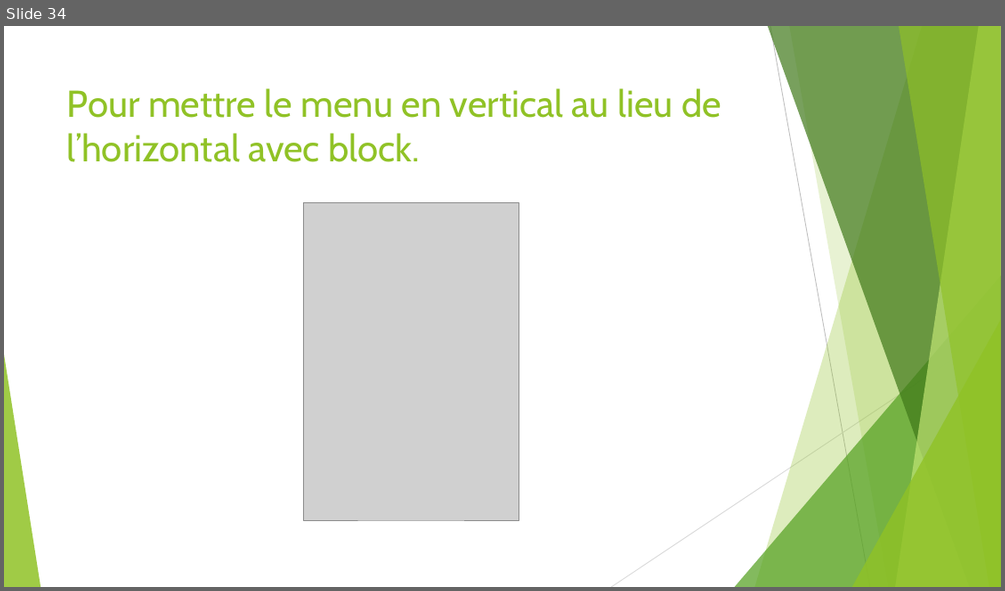
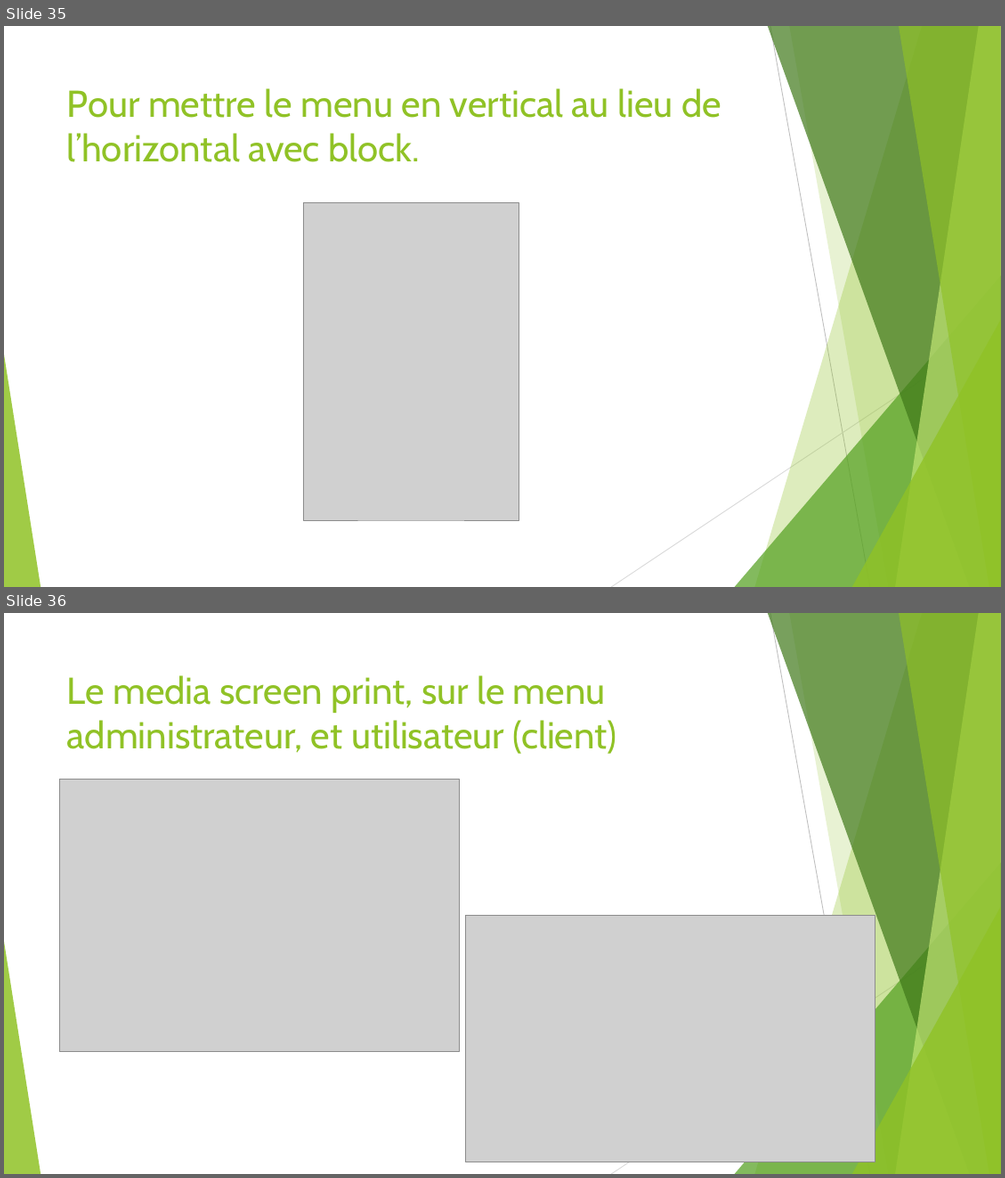
Before and after one commit to Kevin200122/DWWM, a slide deck: DossierProjetStage/DossierProjetBonus.odp. Shown one above the other, each under a label of ours: slide 34 before the commit, slides 35 and 36 after it. The pictures are 1005x591 and 1005x1178 pixels, drawn with LibreOffice and Linux fonts; fonts in the diff are those of the drawing; grey boxes stand for pictures. Boxes give left, top, right and bottom in pixels: in the first picture for what was removed or moved away, otherwise in the second. Text is boxed around its words. In the diff, an @@ line names an element or a change of style, - is before the commit and + after.

```diff
--- a/DossierProjetStage/DossierProjetBonus.odp
+++ b/DossierProjetStage/DossierProjetBonus.odp
@@ slide 36 added at [4,613,1001,1174], background #FFFFFF; not listed: 10 template elements that a slide beside it also shows @@
@@ title added at [67,675,616,754], 36 pt, text #90C226 @@
+Le media screen print, sur le menu administrateur, et utilisateur (client)
@@ picture added at [59,779,460,1052] @@
@@ picture added at [466,915,875,1162] @@
@@ what was slide 34 is now slide 35 @@
```
Also in this commit, not shown: 8 slides changed, 1 other slide added, 2 other files.
